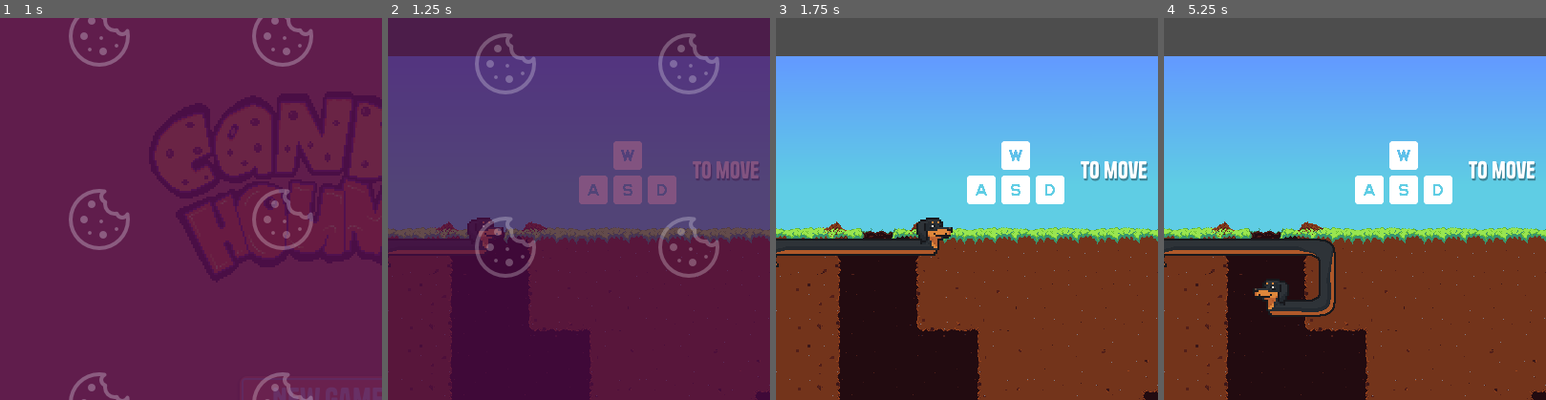
Above: before the commit, frames 1-4 (left to right).
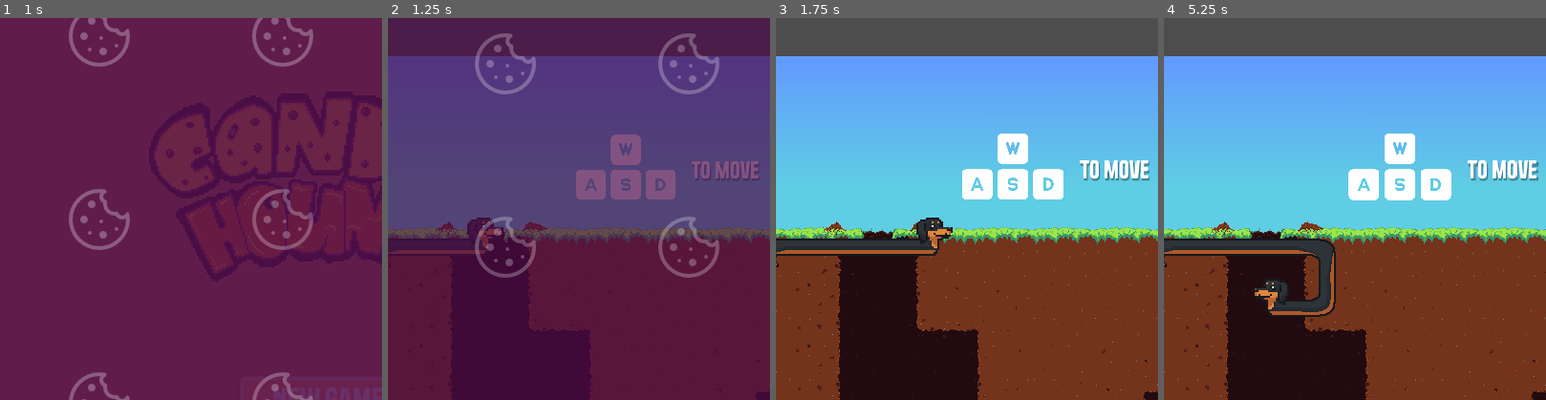
Above: after the commit, the same moments.

Repository: olferuk/brackeys-gamejam-2025.2
Game: Godot game, scene res://scenes/ui/main_menu.tscn
Two runs of this game, one before a commit and one after it. Both use one fixed random seed, a clock stepped at 60 frames per second and the inputs below.
Inputs (mouse positions are % of the whole screen's width and height, from its top left):
- Up to frame 1 (1 s): click "New Game" at 0.5 s
- Up to frame 2 (1.25 s): no input
- Up to frame 3 (1.75 s): move the mouse to (72, 45) at 1.27 s; hold D (move_right) from 1.28 s (still down); hold 2 (shrink) from 1.28 s (still down); tap T (stretch) at 1.55 s
- Up to frame 4 (5.25 s): move the mouse to (30, 55) at 2.02 s; release D (move_right) at 2.03 s; release 2 (shrink) at 2.03 s; hold S (move_down) 2.03-2.78 s; tap T (stretch) at 2.1, 3.05 s; tap 2 (shrink) at 2.3, 3.6, 5.1 s; move the mouse to (60, 28) at 2.77 s; hold D (move_right) 2.78-3.53 s; hold Z (Undo) 2.78-3.53 s; move the mouse to (45, 70) at 3.52 s; hold W (move_up) 3.53-4.28 s; move the mouse to (80, 65) at 4.27 s; hold T (stretch) 4.28-5.03 s; hold A (move_left) from 4.28 s (still down); move the mouse to (20, 35) at 5.02 s
The pictures show only the part of the screen within x 9-59%, y 0-50%; the shares and areas given below are measured in that part.

Frame 1 is identical in both runs. In frame 2, 1.5% of the frame differs, in the area x 49-88%, y 30-49%; in frame 3, 2.0%; in frame 4, 2.2%, in the area x 48-98%, y 30-49%.
Error in both runs: Trying to return value of type "Nil" from a function whose return type is "bool". (res://src/commands/shrink_command.gd:13)

Commit message:
More context help

Diff:
--- a/scenes/levels/level01.tscn
+++ b/scenes/levels/level01.tscn
@@ -2,7 +2,7 @@
 
 [ext_resource type="Texture2D" uid="uid://u8nfmhqmjjyv" path="res://vfx/levels/sky.png" id="1_g0jr5"]
 [ext_resource type="Texture2D" uid="uid://75q5ne5hh4as" path="res://vfx/levels/ground-spritesheet.png" id="2_i4uh8"]
-[ext_resource type="PackedScene" uid="uid://cn8muomcp756l" path="res://scenes/ui/context_help.tscn" id="3_qwlqn"]
+[ext_resource type="PackedScene" uid="uid://cn8muomcp756l" path="res://scenes/ui/wasd_context_help.tscn" id="3_qwlqn"]
 [ext_resource type="PackedScene" uid="uid://dtvv1vd08dxpi" path="res://scenes/player/hound.tscn" id="4_i4uh8"]
 
 [sub_resource type="TileSetAtlasSource" id="TileSetAtlasSource_o5qli"]
--- /dev/null
+++ b/scenes/player/dog.tscn
@@ -0,0 +1,8 @@
+[gd_scene load_steps=2 format=3 uid="uid://wjm7vdv2ue48"]
+
+[ext_resource type="Script" path="res://src/dog.gd" id="1_pvvms"]
+
+[node name="Dog" type="Node2D"]
+script = ExtResource("1_pvvms")
+
+[node name="Segments" type="Node2D" parent="."]
--- /dev/null
+++ b/scenes/ui/context_help_restart.tscn
@@ -0,0 +1,20 @@
+[gd_scene load_steps=4 format=3 uid="uid://diuel85yw1g7m"]
+
+[ext_resource type="Script" uid="uid://vcsq71uuv881" path="res://src/context_help.gd" id="1_ij3jn"]
+[ext_resource type="Texture2D" uid="uid://cxkmje3cwosjs" path="res://vfx/ui/input_prompts/keyboard_r.png" id="1_yyyce"]
+[ext_resource type="Theme" uid="uid://kv5hrut8ubdx" path="res://vfx/dog_theme.tres" id="2_ij3jn"]
+
+[node name="Node" type="HBoxContainer"]
+offset_right = 40.0
+offset_bottom = 40.0
+script = ExtResource("1_ij3jn")
+
+[node name="TextureRect" type="TextureRect" parent="."]
+layout_mode = 2
+texture = ExtResource("1_yyyce")
+
+[node name="Label" type="Label" parent="."]
+layout_mode = 2
+theme = ExtResource("2_ij3jn")
+theme_override_font_sizes/font_size = 36
+text = "to restart"
--- /dev/null
+++ b/scenes/ui/context_help_undo.tscn
@@ -0,0 +1,21 @@
+[gd_scene load_steps=4 format=3 uid="uid://dshcg6ttrayfs"]
+
+[ext_resource type="Script" uid="uid://vcsq71uuv881" path="res://src/context_help.gd" id="1_ep0mg"]
+[ext_resource type="Texture2D" uid="uid://q2pl6vdmkqwg" path="res://vfx/ui/input_prompts/keyboard_z.png" id="1_yn8pb"]
+[ext_resource type="Theme" uid="uid://kv5hrut8ubdx" path="res://vfx/dog_theme.tres" id="2_ep0mg"]
+
+[node name="Control" type="HBoxContainer"]
+offset_top = -0.751312
+offset_right = 235.0
+offset_bottom = 127.249
+script = ExtResource("1_ep0mg")
+
+[node name="TextureRect" type="TextureRect" parent="."]
+layout_mode = 2
+texture = ExtResource("1_yn8pb")
+
+[node name="Label" type="Label" parent="."]
+layout_mode = 2
+theme = ExtResource("2_ep0mg")
+theme_override_font_sizes/font_size = 36
+text = "to undo"
--- a/scenes/ui/context_help.tscn
+++ b/scenes/ui/wasd_context_help.tscn
@@ -1,16 +1,20 @@
-[gd_scene load_steps=6 format=3 uid="uid://cn8muomcp756l"]
+[gd_scene load_steps=7 format=3 uid="uid://cn8muomcp756l"]
 
+[ext_resource type="Script" uid="uid://vcsq71uuv881" path="res://src/context_help.gd" id="1_hlxk6"]
 [ext_resource type="Texture2D" uid="uid://dd6s45l2q172t" path="res://vfx/ui/input_prompts/keyboard_w.png" id="2_2xrcq"]
 [ext_resource type="Theme" uid="uid://kv5hrut8ubdx" path="res://vfx/dog_theme.tres" id="2_fw2f3"]
 [ext_resource type="Texture2D" uid="uid://bjm2mp4xjwnhe" path="res://vfx/ui/input_prompts/keyboard_a.png" id="3_dkck3"]
 [ext_resource type="Texture2D" uid="uid://c31paimi1i14o" path="res://vfx/ui/input_prompts/keyboard_s.png" id="4_f5vug"]
 [ext_resource type="Texture2D" uid="uid://3viyja3c6oww" path="res://vfx/ui/input_prompts/keyboard_d.png" id="5_d5va8"]
 
-[node name="ContextHelp" type="HBoxContainer"]
+[node name="ContextHelpWasd" type="HBoxContainer"]
 anchors_preset = 10
 anchor_right = 1.0
 offset_bottom = 23.0
 grow_horizontal = 2
+script = ExtResource("1_hlxk6")
+time = 0.6
+amplitude = 0.05
 
 [node name="Control" type="Control" parent="."]
 custom_minimum_size = Vector2(64, 0)
@@ -24,6 +28,7 @@
 text = "to move"
 
 [node name="Keys" type="Node2D" parent="."]
+position = Vector2(0, -6)
 scale = Vector2(0.8, 0.8)
 
 [node name="KeyboardW" type="Sprite2D" parent="Keys"]
--- a/src/commands/command.gd
+++ b/src/commands/command.gd
@@ -2,7 +2,7 @@
 extends RefCounted
 
 
-func execute(hound: Hound) -> bool:
+func execute(_hound: Hound) -> bool:
 	return true
 
-func undo(hound: Hound) -> void: pass
+func undo(_hound: Hound) -> void: pass
--- /dev/null
+++ b/src/context_help.gd
@@ -0,0 +1,15 @@
+extends HBoxContainer
+
+var tween: Tween
+
+@export var time: float = .4
+@export var amplitude: float = .08
+
+func _ready() -> void:
+	pivot_offset = size / 2.
+
+	tween = create_tween()
+	tween.set_ease(Tween.EASE_IN_OUT)
+	tween.tween_property($".", ^"scale", Vector2(1+amplitude, 1+amplitude), time)
+	tween.tween_property($".", ^"scale", Vector2(1-amplitude, 1-amplitude), time)
+	tween.set_loops(0)
--- a/src/hound.gd
+++ b/src/hound.gd
@@ -5,8 +5,8 @@
 @onready var dog_body_layer: TileMapLayer = $DogBodyLayer
 
 @export var maximum_length: int = 7
-
 @export var body_schema: BodySchema
+
 
 enum SectionType {
 	HEAD,
Not shown: 1 places in scenes/player/player.tscn that only renumber resources
Not shown, added: src/context_help.gd.uid
